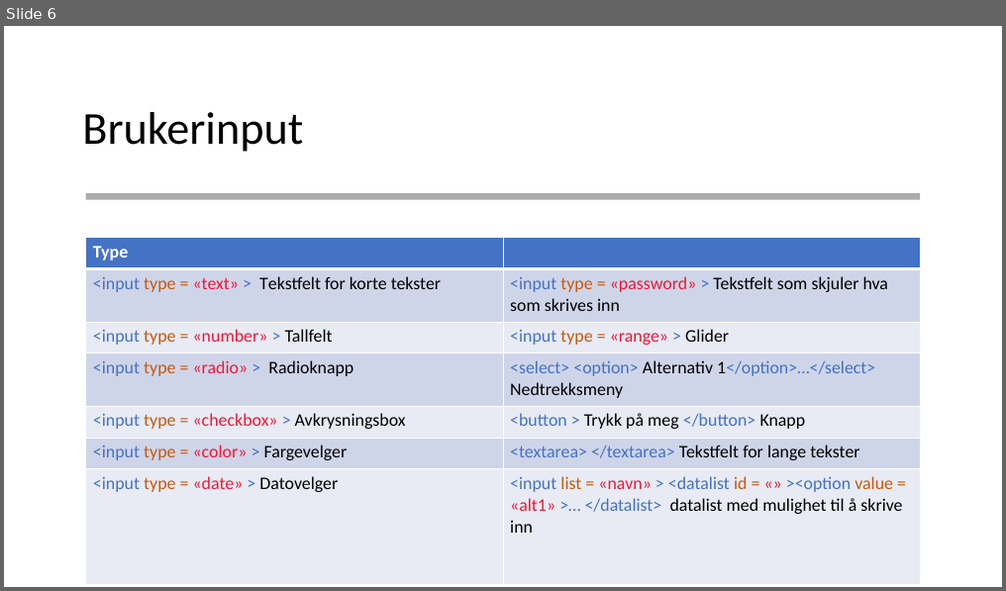
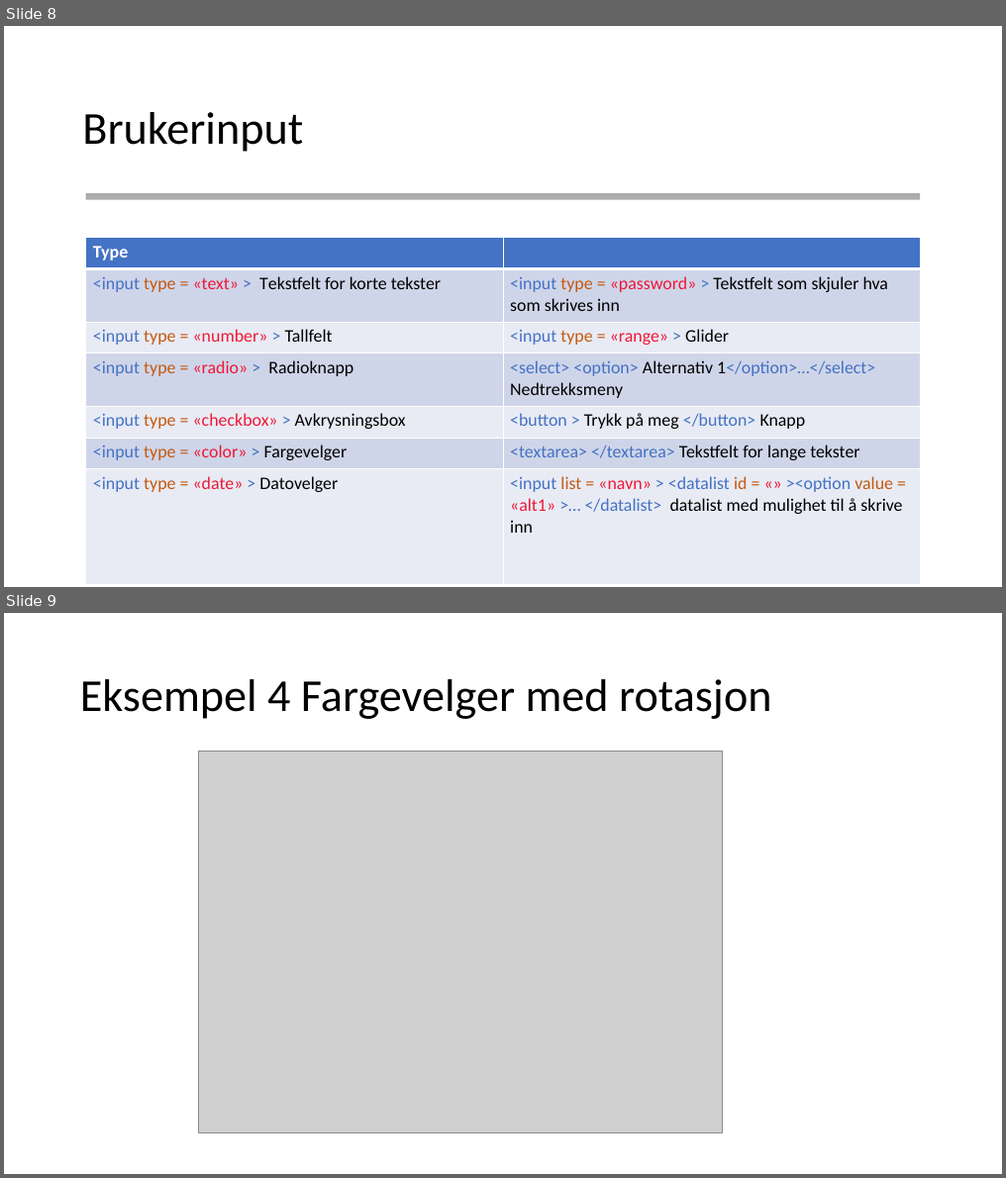
Before and after one commit to AizanM/IT2, a slide deck: Uke 46/Uke 46 Hendelser.pptx. Shown one above the other, each under a label of ours: slide 6 before the commit, slides 8 and 9 after it. The pictures are 1006x591 and 1006x1178 pixels, drawn with LibreOffice and Linux fonts; fonts in the diff are those of the drawing; grey boxes stand for pictures. Boxes give left, top, right and bottom in pixels: in the first picture for what was removed or moved away, otherwise in the second. Text is boxed around its words. In the diff, an @@ line names an element or a change of style, - is before the commit and + after.

```diff
--- a/Uke 46/Uke 46 Hendelser.pptx
+++ b/Uke 46/Uke 46 Hendelser.pptx
@@ slide 9 added at (4, 613, 1002, 1174), background #FFFFFF @@
@@ title added at (80, 679, 771, 719), 44 pt, text #000000 @@
+Eksempel 4 Fargevelger med rotasjon
@@ picture added at (198, 752, 723, 1134) @@
@@ what was slide 6 is now slide 8 @@
```
Also in this commit, not shown: 3 slides changed, 7 other slides added, 3 slides removed, 31 other files.
